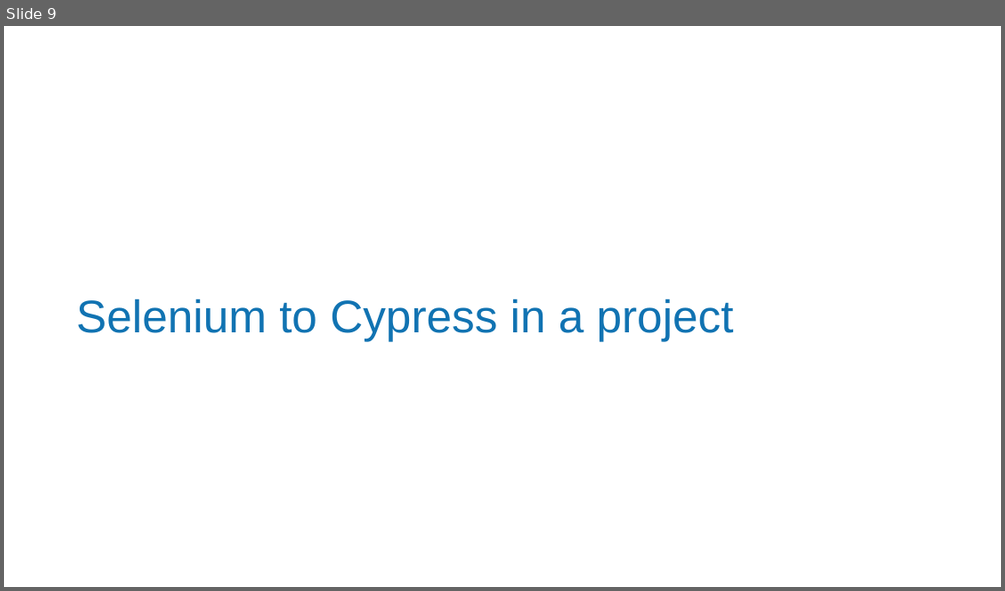
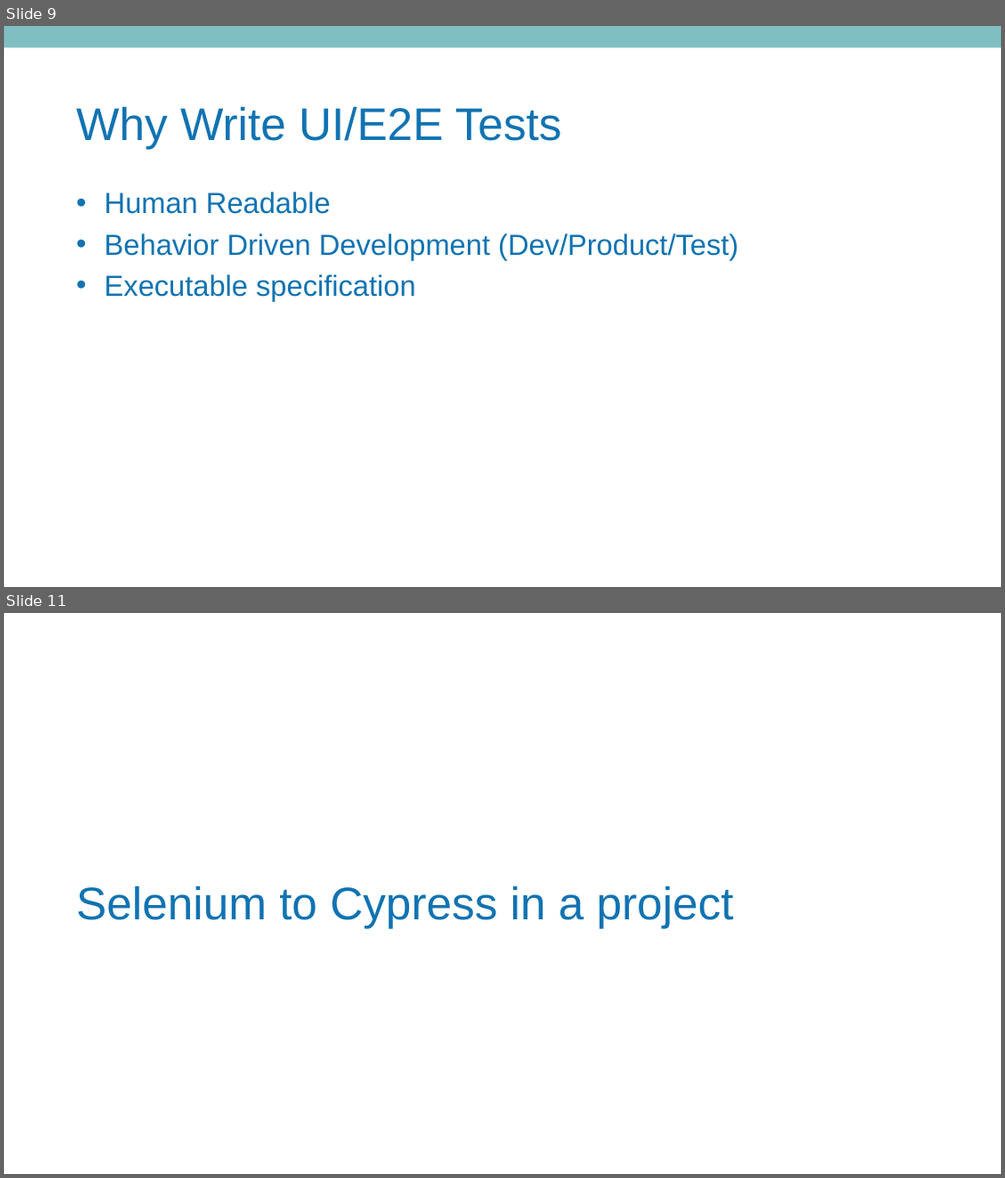
Before and after one commit to MatthewYKnowles/atlanta-code-camp-2019, a slide deck: And Now Seleniums Watch is Ended.pptx. Shown one above the other, each under a label of ours: slide 9 before the commit, slides 9 and 11 after it; the slides between them are not shown. The pictures are 1005x591 and 1005x1178 pixels, drawn with LibreOffice and Linux fonts; fonts in the diff are those of the drawing; background and template pictures are left out. Boxes give left, top, right and bottom in pixels: in the first picture for what was removed or moved away, otherwise in the second. Text is boxed around its words. In the diff, an @@ line names an element or a change of style, - is before the commit and + after.

```diff
--- a/And Now Seleniums Watch is Ended.pptx
+++ b/And Now Seleniums Watch is Ended.pptx
@@ slide 9 added at [4,26,1001,587], background #FFFFFF @@
@@ rectangle added at [4,26,1001,47], fill #80BEC4 @@
@@ title added at [76,106,562,149], 44 pt, text #1173B2 @@
+Why Write UI/E2E Tests
@@ text added at [105,192,738,301], 28 pt, text #1173B2 @@
+• Human Readable
+• Behavior Driven Development (Dev/Product/Test)
+• Executable specification
@@ what was slide 9 is now slide 11 @@
```
Also in this commit, not shown: 3 slides changed, 11 other slides added, 5 slides removed.
